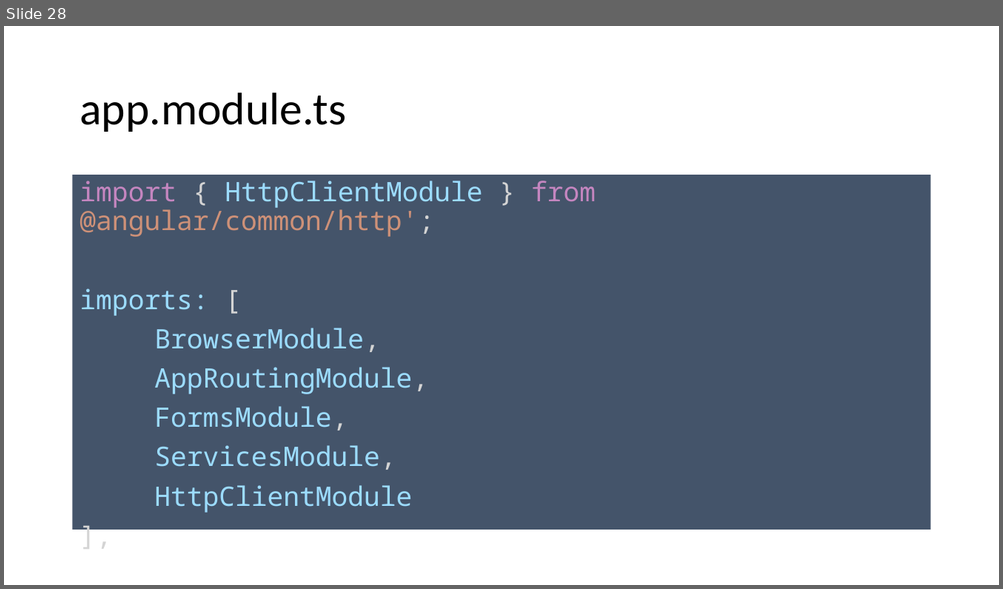
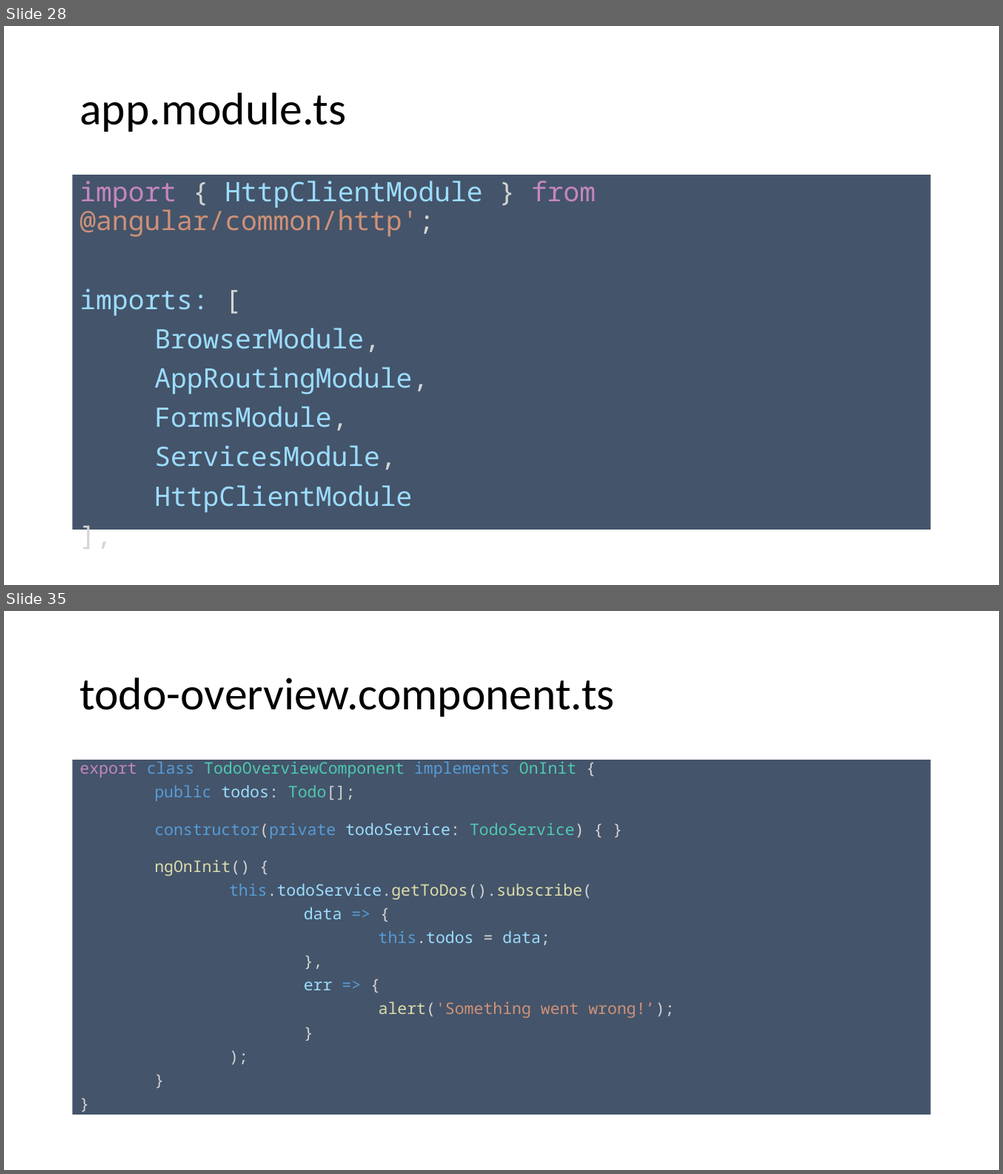
Before and after one commit to spirit-coding/todo-app-aj33349, a slide deck: Angular2.pptx. Shown one above the other, each under a label of ours: slide 28 before the commit, slides 28 and 35 after it; the slides between them are not shown. The pictures are 1003x589 and 1003x1174 pixels, drawn with LibreOffice and Linux fonts; fonts in the diff are those of the drawing. Boxes give left, top, right and bottom in pixels: in the first picture for what was removed or moved away, otherwise in the second. Text is boxed around its words. In the diff, an @@ line names an element or a change of style, - is before the commit and + after.

```diff
--- a/Angular2.pptx
+++ b/Angular2.pptx
@@ slide 35 added at [4,611,999,1170], background #FFFFFF @@
@@ title added at [79,678,614,717], 44 pt, text #000000 @@
+todo-overview.component.ts
@@ text added at [73,760,930,1116], fill #44546A, 15.4 pt, text #569CD6 @@
+export class TodoOverviewComponent implements OnInit {
+public todos: Todo[];
+constructor(private todoService: TodoService) { }
+ngOnInit() {
+this.todoService.getToDos().subscribe(
+data => {
+this.todos = data;
+},
+err => {
+alert('Something went wrong!’);
+}
+);
+}
+}
```
Also in this commit, not shown: 7 slides changed, 8 other slides added, 7 other files.
